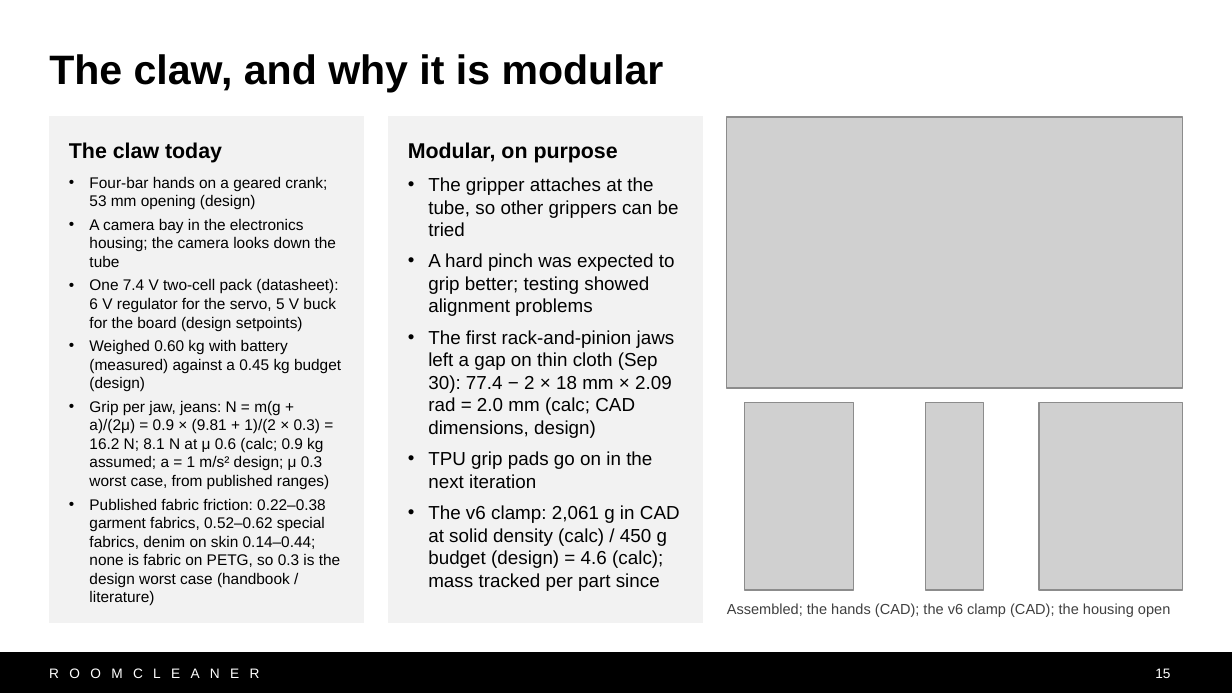
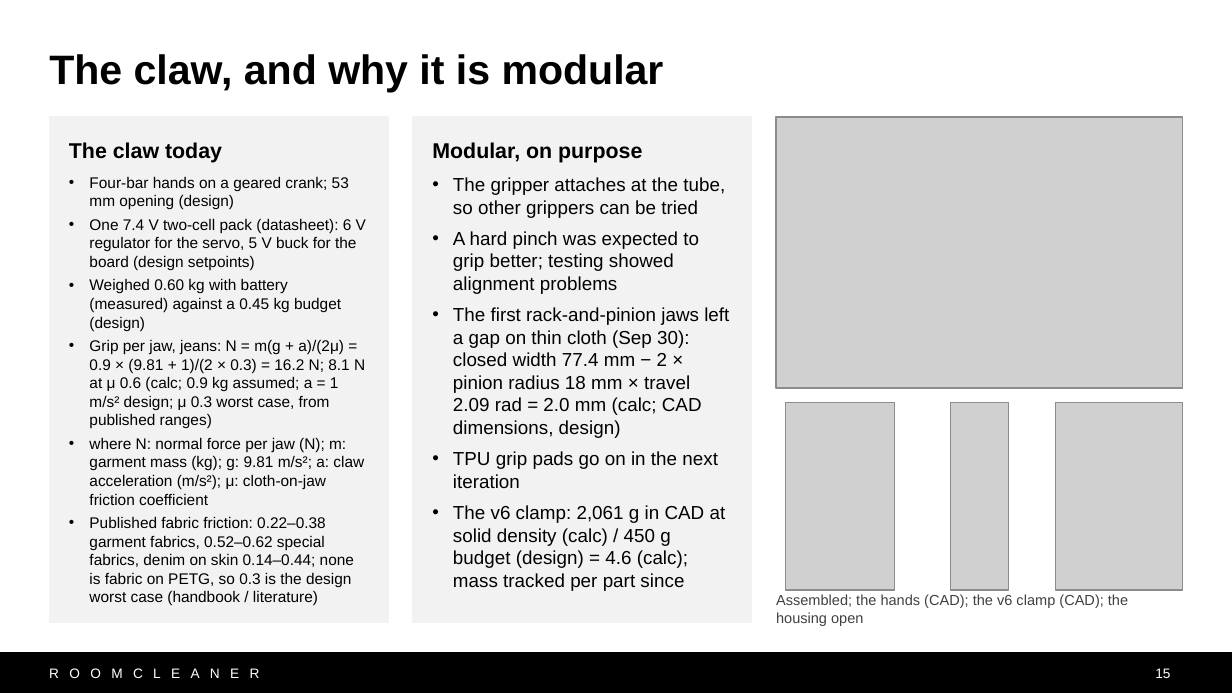
Before and after one commit to Jaspario1199/RoomCleaner, a slide deck: slide 15 of docs/presentation/deck_v10/RoomCleaner_Buntinx_v10.pptx. Drawn at 1232x693 pixels with LibreOffice and Linux fonts; fonts in the diff are those of the drawing; grey boxes stand for pictures. Boxes give left, top, right and bottom in pixels: in the first picture for what was removed or moved away, otherwise in the second. Text is boxed around its words. In the diff, an @@ line names an element or a change of style, - is before the commit and + after.

```diff
--- a/docs/presentation/deck_v10/RoomCleaner_Buntinx_v10.pptx
+++ b/docs/presentation/deck_v10/RoomCleaner_Buntinx_v10.pptx
@@ rectangle "The claw today": place and size @@
-rectangle "The claw today" at [49, 117, 363, 622]
+rectangle "The claw today" at [49, 117, 388, 622]
@@ rectangle "Modular, on purpose": place and size @@
-rectangle "Modular, on purpose" at [388, 117, 702, 622]
+rectangle "Modular, on purpose" at [413, 117, 752, 622]
@@ picture: place and size @@
-picture at [727, 117, 1183, 388]
+picture at [776, 117, 1183, 388]
@@ text in rectangle at [89, 218, 336, 267]: paragraph removed @@
-• A camera bay in the electronics housing; the camera looks down the tube
@@ text in rectangle at [453, 307, 729, 438]: text changed @@
-• The first rack-and-pinion jaws left a gap on thin cloth (Sep 30): 77.4 − 2 × 18 mm × 2.09 rad = 2.0 mm (calc; CAD dimensions, design)
+• The first rack-and-pinion jaws left a gap on thin cloth (Sep 30): closed width 77.4 mm − 2 × pinion radius 18 mm × travel 2.09 rad = 2.0 mm (calc; CAD dimensions, design)
@@ picture: place and size @@
-picture at [744, 403, 853, 590]
+picture at [785, 403, 893, 590]
@@ picture: place and size @@
-picture at [926, 403, 984, 590]
+picture at [951, 403, 1009, 590]
@@ picture: place and size @@
-picture at [1039, 403, 1183, 590]
+picture at [1056, 403, 1183, 590]
@@ text in rectangle at [89, 437, 364, 505]: paragraph added @@
+• where N: normal force per jaw (N); m: garment mass (kg); g: 9.81 m/s²; a: claw acceleration (m/s²); μ: cloth-on-jaw friction coefficient
@@ text "Assembled; the hands (CAD); the ..." rewrapped from [727, 603, 1170, 617] to [776, 594, 1128, 626] @@
```
Also in this commit, not shown: 8 other slides changed, 9 other files.
